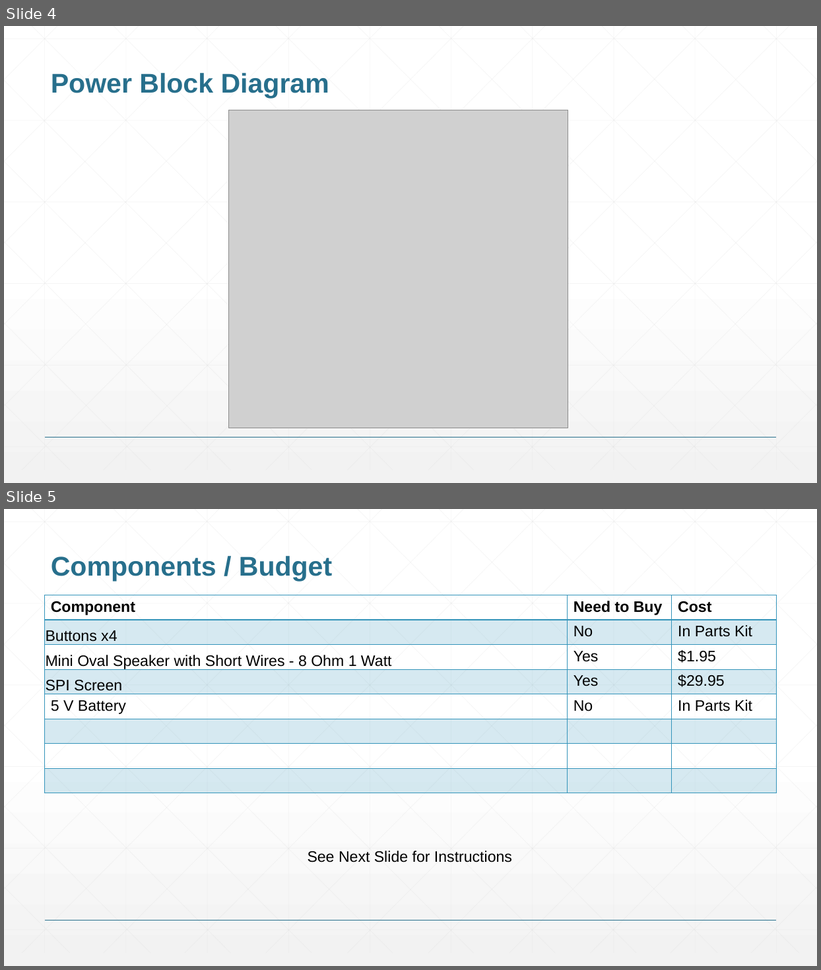
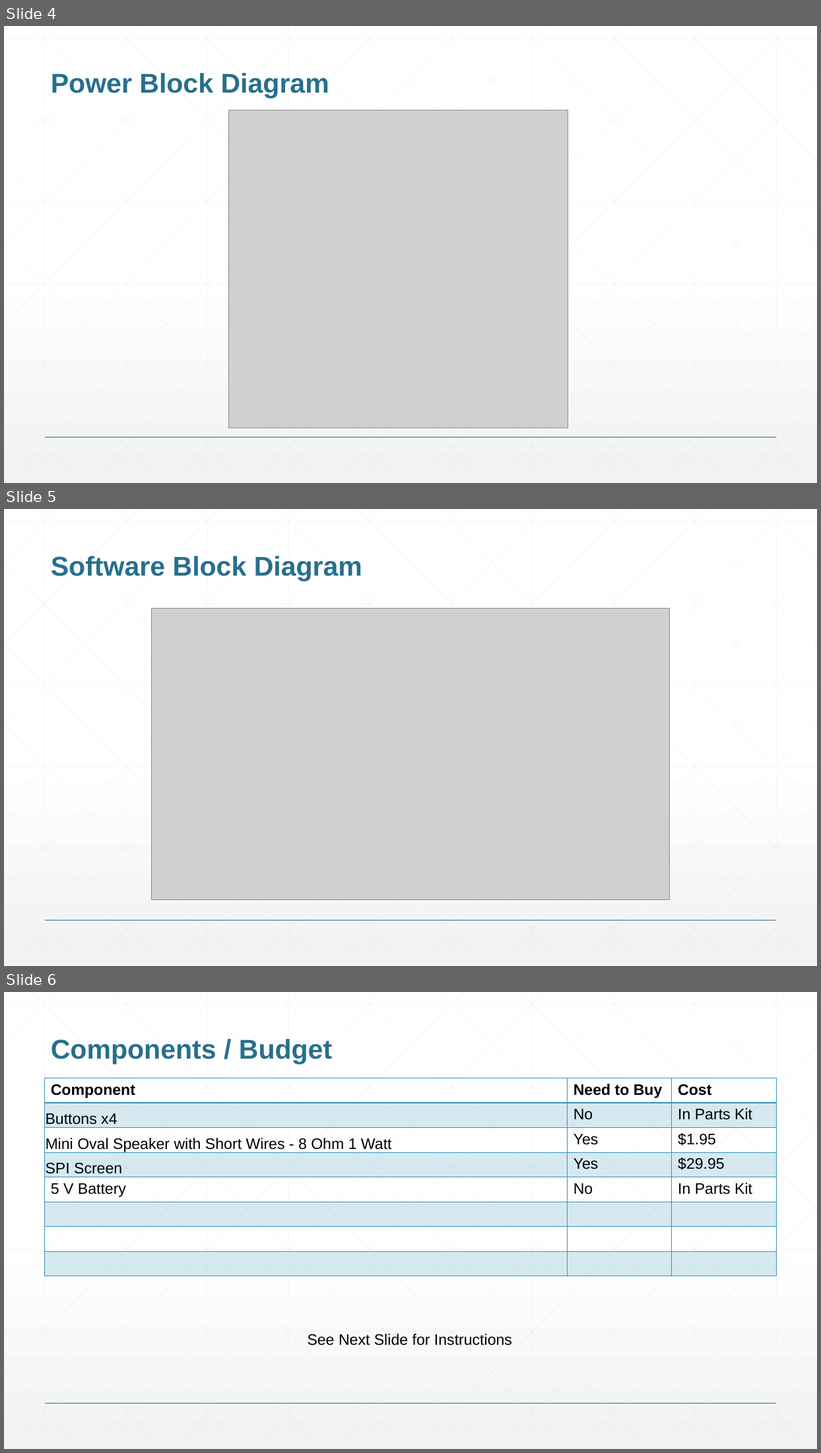
Before and after one commit to ananyal/ENGI301, a slide deck: <Lingineni>_ENGI301_project_01_proposal.pptx. Shown one above the other, each under a label of ours: slides 4 and 5 before the commit, slides 4, 5 and 6 after it. The pictures are 821x970 and 821x1453 pixels, drawn with LibreOffice and Linux fonts; fonts in the diff are those of the drawing; grey boxes stand for pictures. Boxes give left, top, right and bottom in pixels: in the first picture for what was removed or moved away, otherwise in the second. Text is boxed around its words. In the diff, an @@ line names an element or a change of style, - is before the commit and + after.

```diff
--- a/<Lingineni>_ENGI301_project_01_proposal.pptx
+++ b/<Lingineni>_ENGI301_project_01_proposal.pptx
@@ slide 5 added at bbox=[4, 509, 817, 966], background gradient #FFFFFF to #F2F2F2; not listed: 47 template elements that a slide beside it also shows @@
@@ title added at bbox=[51, 556, 362, 582], 32 pt, text #276F8B, bold @@
+Software Block Diagram
@@ picture added at bbox=[152, 608, 670, 900] @@
@@ what was slide 5 is now slide 6 @@
```
